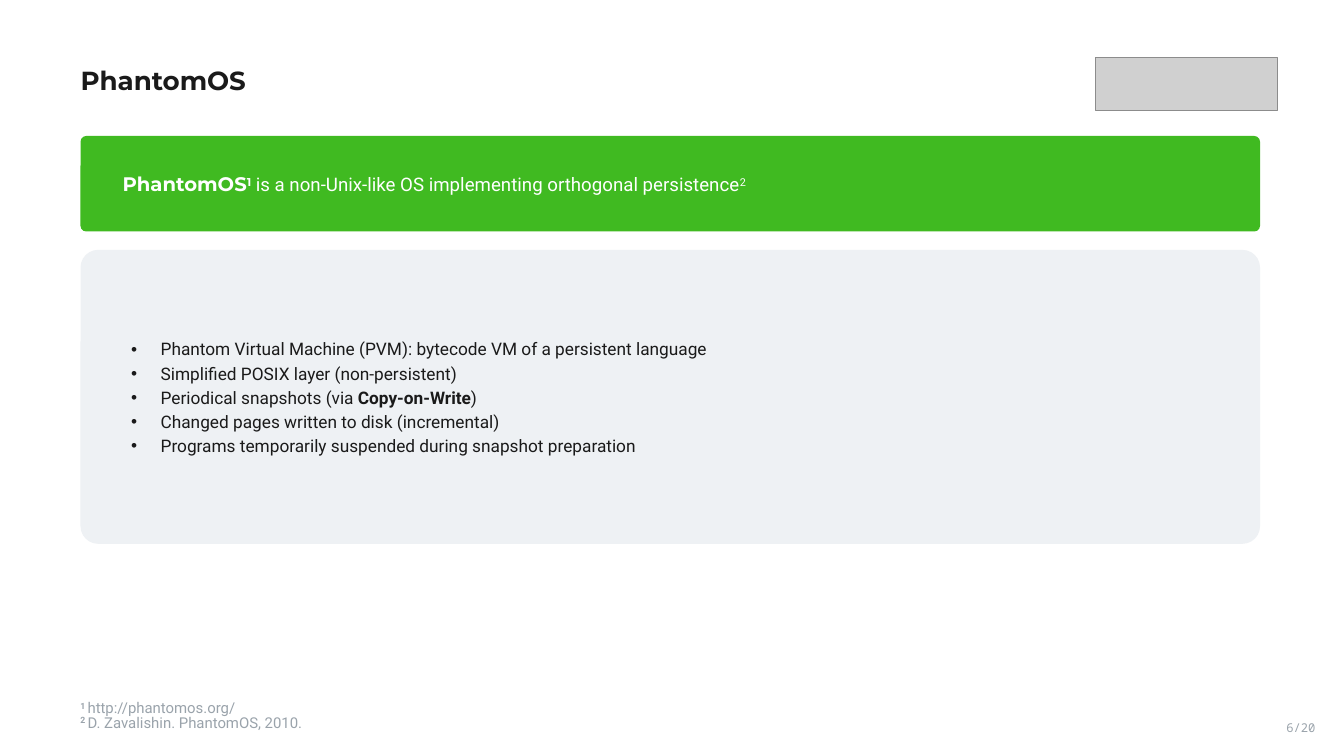
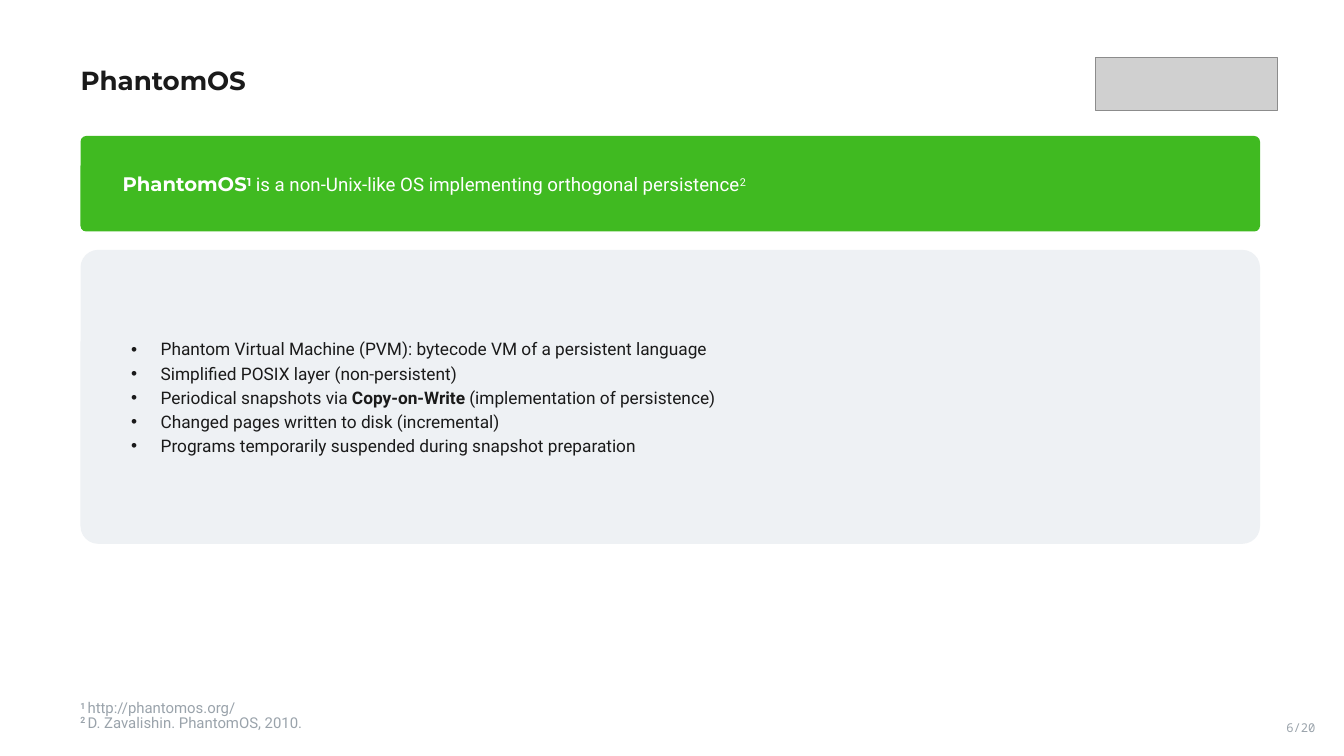
Before and after one commit to VoronM1522/Thesis_draft, a slide deck: slide 6 of presentation/slides_main.pptx. Drawn at 1344x756 pixels with LibreOffice and Linux fonts; fonts in the diff are those of the drawing; grey boxes stand for pictures. Boxes give left, top, right and bottom in pixels: in the first picture for what was removed or moved away, otherwise in the second. Text is boxed around its words. In the diff, an @@ line names an element or a change of style, - is before the commit and + after.

```diff
--- a/presentation/slides_main.pptx
+++ b/presentation/slides_main.pptx
@@ text in rounded rectangle at <box>161,390,715,408</box>: text changed @@
-• Periodical snapshots (via Copy-on-Write)
+• Periodical snapshots via Copy-on-Write (implementation of persistence)
```
Also in this commit, not shown: 7 other slides changed, 1 slide added.
